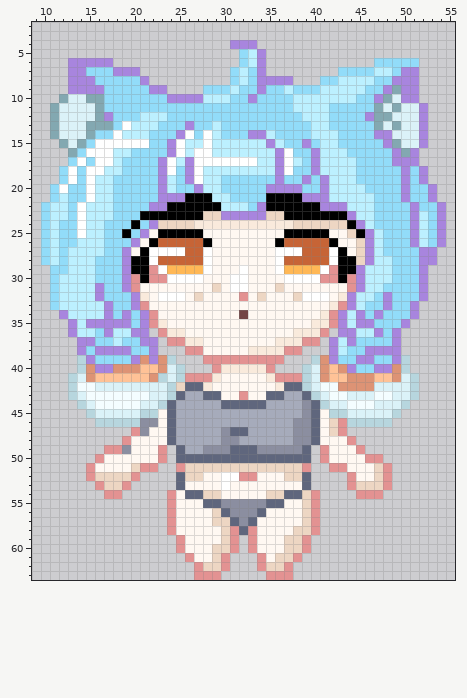
Two states of a pixel-art sprite, Sprites/Characters/Demi/Idle/Demi-Idle-Front-3.png. This is how it looked before the edit.
The file is 64x64 pixels. Shown: x 9..55, y 2..63.
And afterwards:
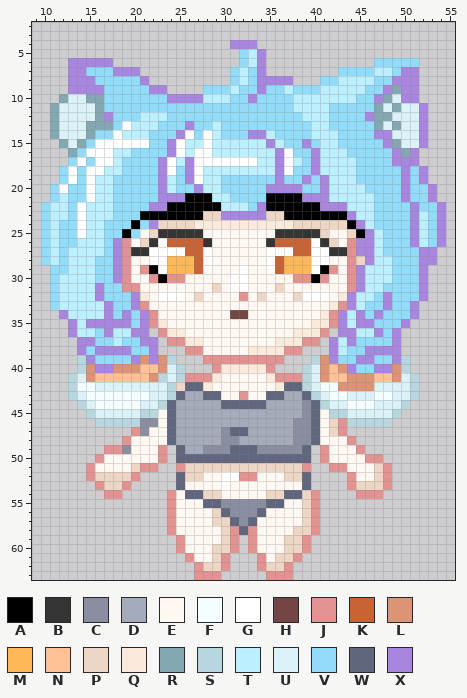
Palette (. is transparent): A #000000  B #353535  C #8b8ea0  D #a6abbb  E #fff8f2  F #f4fdff  G #ffffff  H #734545  J #e39292  K #c66436  L #dd9375  M #ffb856  N #ffc297  P #edd6c3  Q #f9eadc  R #83a8b1  S #b7d6de  T #bcf0ff  U #dbf2f8  V #92dcf9  W #5f667d  X #a885de
From the commit log: better face for front Demi
Difference:
Changed rows in their new state; - is an unchanged pixel.
first column x 18:
25 ---EPBBBBB--------BBBBBP----
26 XJEPBG----B------BK---GBP-JX
27 XJBB-------------G--K-GGBBJX
28 XJEE-GMMM--------GKMMMGGEEJ-
29 XJEJA----K-------GK---GA-EJ-
30 XJEE-AJJEE---------EJJA-EE--
31 -J--------------------------
34 -------------H--------------
Changed places in both pictures, as pixel boxes (x1, y1, x2, y2):
changed: (113, 229, 365, 319)
